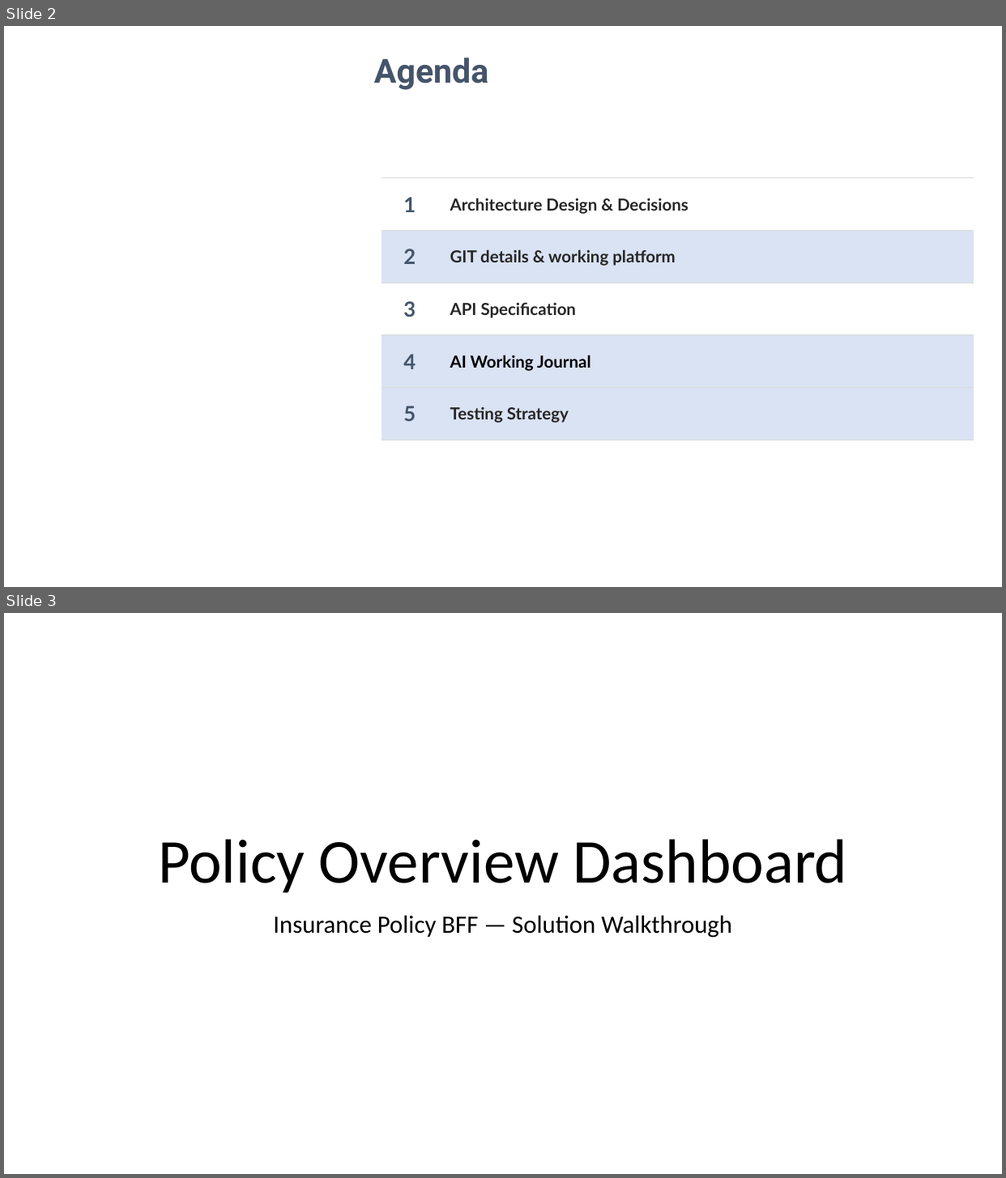
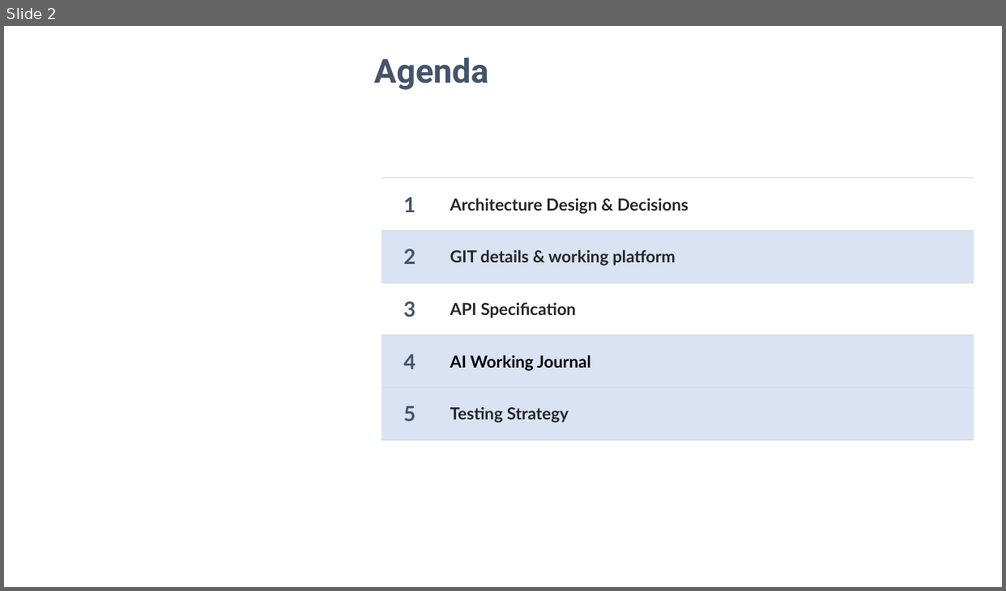
Before and after one commit to meetravig-collab/InsurancePolicyListDemo, a slide deck: docs/Policy-Overview-Dashboard.pptx. Shown one above the other, each under a label of ours: slides 2 and 3 before the commit, slide 2 after it. The pictures are 1006x1178 and 1006x591 pixels, drawn with LibreOffice and Linux fonts; fonts in the diff are those of the drawing; background and template pictures are left out. Boxes give left, top, right and bottom in pixels: in the first picture for what was removed or moved away, otherwise in the second. Text is boxed around its words. In the diff, an @@ line names an element or a change of style, - is before the commit and + after.

```diff
--- a/docs/Policy-Overview-Dashboard.pptx
+++ b/docs/Policy-Overview-Dashboard.pptx
@@ slide 3 removed at bbox=[4, 613, 1002, 1174], background #FFFFFF @@
@@ title removed at bbox=[158, 839, 847, 893] @@
-Policy Overview Dashboard
@@ subtitle removed at bbox=[273, 915, 732, 938] @@
-Insurance Policy BFF — Solution Walkthrough
```
Also in this commit, not shown: 3 slides changed, 4 slides added, 2 other slides removed.
